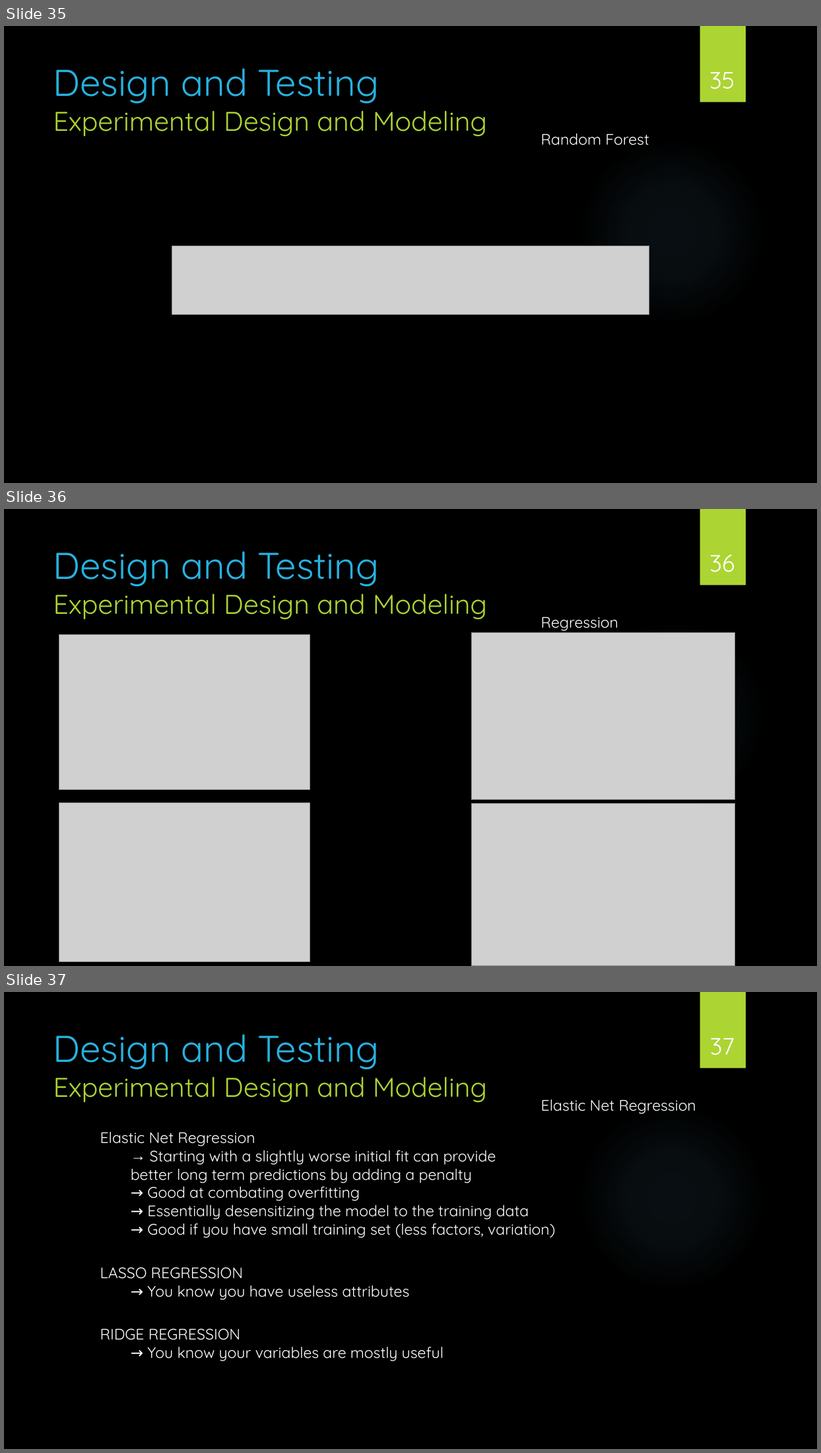
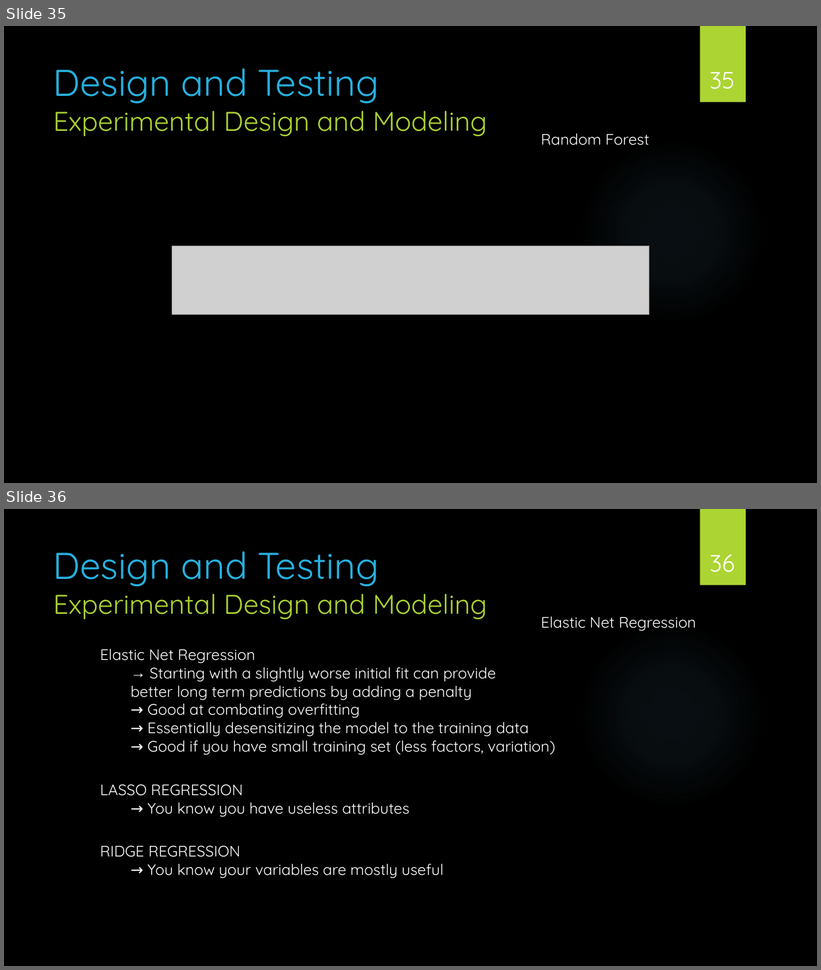
Before and after one commit to AbdullahArshad94/HousingData, a slide deck: endyearproject.pptx. Shown one above the other, each under a label of ours: slides 35, 36 and 37 before the commit, slides 35 and 36 after it. The pictures are 821x1453 and 821x970 pixels, drawn with LibreOffice and Linux fonts; fonts in the diff are those of the drawing; grey boxes stand for pictures; background and template pictures are left out. Boxes give left, top, right and bottom in pixels: in the first picture for what was removed or moved away, otherwise in the second. Text is boxed around its words. In the diff, an @@ line names an element or a change of style, - is before the commit and + after.

```diff
--- a/endyearproject.pptx
+++ b/endyearproject.pptx
@@ slide 36 removed at [4,509,817,966], background picture (left out); not listed: 2 template elements that a slide beside it also shows @@
@@ title removed at [54,551,487,620] @@
-Design and Testing
-Experimental Design and Modeling
@@ page number removed at [710,555,735,572] @@
-36
@@ text removed at [541,617,618,631] @@
-Regression
@@ picture removed at [59,634,310,789] @@
@@ picture removed at [471,633,735,800] @@
@@ picture removed at [59,803,310,962] @@
@@ picture removed at [471,803,735,966] @@
@@ what was slide 37 is now slide 36 @@
@@ page number at [710,555,735,572]: text changed @@
-37
+36
```
Also in this commit, not shown: 1 slide changed, 1 other slide removed.
